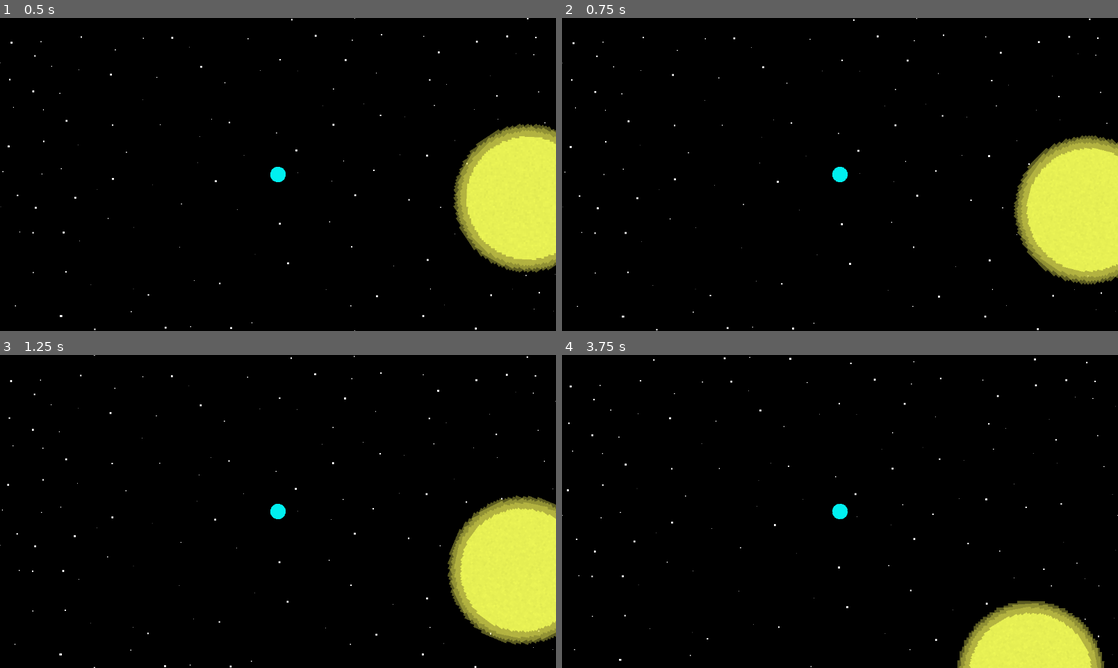
Above: before the commit, frames 1-4 (two rows, left to right).
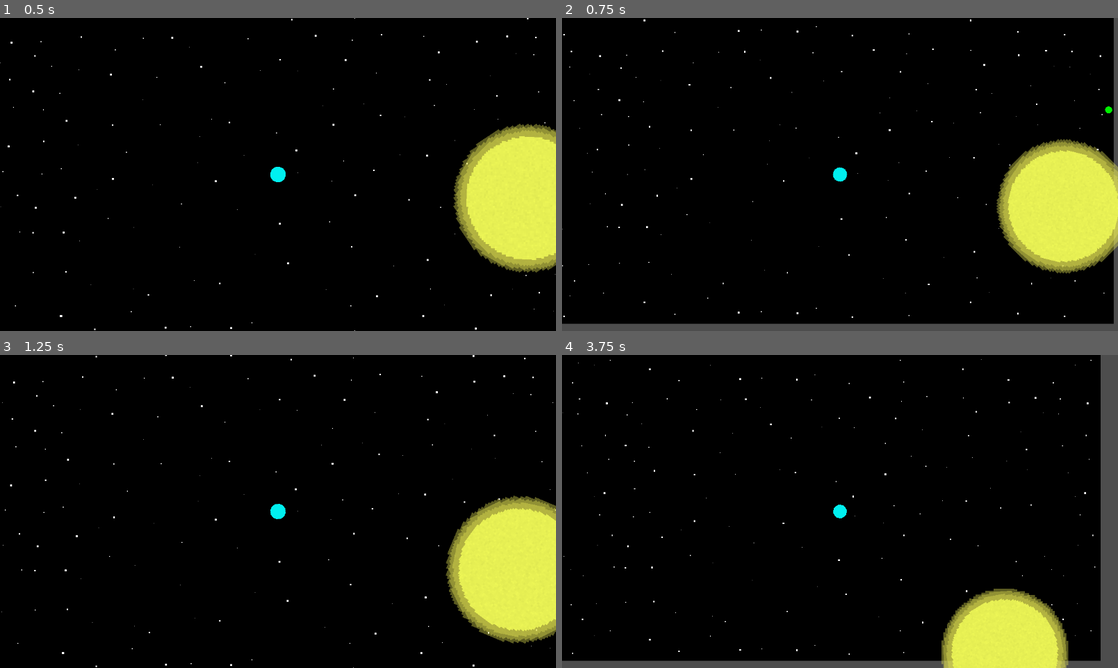
Above: after the commit, the same moments.

Repository: Birb-Games/gmtk-2025
Game: Godot game, scene res://scenes/main.tscn
The game is run twice, just before and just after one commit, with the same random seed, the same clock (stepped at 60 frames per second) and the same inputs.
Inputs (mouse positions are in pixels of both pictures, inside the frame that each line leads up to):
- Up to frame 1 (0.5 s): no input
- Up to frame 2 (0.75 s): move the mouse to (962, 158) at 0.52 s; tap Mouse wheel up (zoom_camera_in, bound only after the commit) at 0.6 s
- Up to frame 3 (1.25 s): tap Mouse wheel down (zoom_camera_out, bound only after the com… at 0.8 s
- Up to frame 4 (3.75 s): move the mouse to (728, 527) at 1.27 s; tap Mouse wheel down (zoom_camera_out, bound only after the com… at 1.35, 2.3, 2.85 s; tap Mouse wheel up (zoom_camera_in, bound only after the commit) at 1.55, 2.1, 3.05, 3.6 s; move the mouse to (895, 442) at 2.02 s; move the mouse to (812, 574) at 2.77 s; move the mouse to (1006, 558) at 3.52 s

Frame 1 is identical in both runs. In frame 2, 7.2% of the frame differs, in the area x 0-100%, y 0-100%; in frame 3, 1.2%; in frame 4, 8.7%.

Commit message:
Added camera zoom

Diff:
--- a/project.godot
+++ b/project.godot
@@ -20,6 +20,19 @@
 window/stretch/mode="viewport"
 window/canvas_textures/default_texture_filter=1
 
+[input]
+
+zoom_camera_in={
+"deadzone": 0.2,
+"events": [Object(InputEventMouseButton,"resource_local_to_scene":false,"resource_name":"","device":-1,"window_id":0,"alt_pressed":false,"shift_pressed":false,"ctrl_pressed":false,"meta_pressed":false,"button_mask":0,"position":Vector2(0, 0),"global_position":Vector2(0, 0),"factor":1.0,"button_index":4,"canceled":false,"pressed":false,"double_click":false,"script":null)
+]
+}
+zoom_camera_out={
+"deadzone": 0.2,
+"events": [Object(InputEventMouseButton,"resource_local_to_scene":false,"resource_name":"","device":-1,"window_id":0,"alt_pressed":false,"shift_pressed":false,"ctrl_pressed":false,"meta_pressed":false,"button_mask":0,"position":Vector2(0, 0),"global_position":Vector2(0, 0),"factor":1.0,"button_index":5,"canceled":false,"pressed":false,"double_click":false,"script":null)
+]
+}
+
 [physics]
 
 2d/default_gravity=0.0
--- a/scenes/homeworld.tscn
+++ b/scenes/homeworld.tscn
@@ -1,6 +1,7 @@
-[gd_scene load_steps=3 format=3 uid="uid://rl7rou56kuhg"]
+[gd_scene load_steps=4 format=3 uid="uid://rl7rou56kuhg"]
 
 [ext_resource type="PackedScene" uid="uid://x5sp1y0y178q" path="res://scenes/space_object.tscn" id="1_1jbh8"]
+[ext_resource type="Script" uid="uid://dhtha4j8jelh4" path="res://scripts/camera.gd" id="2_6cfps"]
 
 [sub_resource type="CircleShape2D" id="CircleShape2D_n7lcj"]
 radius = 17.0294
@@ -12,3 +13,4 @@
 shape = SubResource("CircleShape2D_n7lcj")
 
 [node name="Camera2D" type="Camera2D" parent="." index="2"]
+script = ExtResource("2_6cfps")
--- /dev/null
+++ b/scripts/camera.gd
@@ -0,0 +1,7 @@
+extends Camera2D
+
+func _process(_delta: float) -> void:
+	if Input.is_action_just_pressed("zoom_camera_in"):
+		zoom *= 0.9
+	elif Input.is_action_just_pressed("zoom_camera_out"):
+		zoom *= 1.1
Not shown, added: scripts/camera.gd.uid
